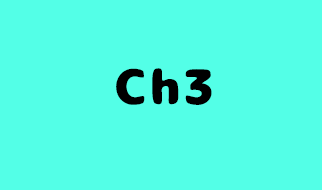
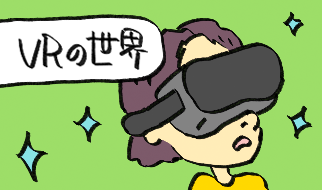
Revision of a layered 322 x 190 image; what changed, layer by layer:
removed layer "Ch3" over (116, 68, 212, 105)
added group "Ch3" with 8 layers above "背景" over (0, 0, 322, 190)
added layer "レイヤー 26" in group "Ch3" over (18, 27, 148, 70)
added layer "レイヤー 27" (1st of 2, in "Ch3") in group "Ch3" over (0, 14, 167, 88)
added layer "レイヤー 28" (1st of 2, in "Ch3") in group "Ch3" over (15, 11, 313, 183)
added layer "レイヤー 24" (1st of 2, in "Ch3") in group "Ch3" over (118, 17, 285, 190)
added layer "レイヤー 23" in group "Ch3" over (0, 0, 322, 190)
